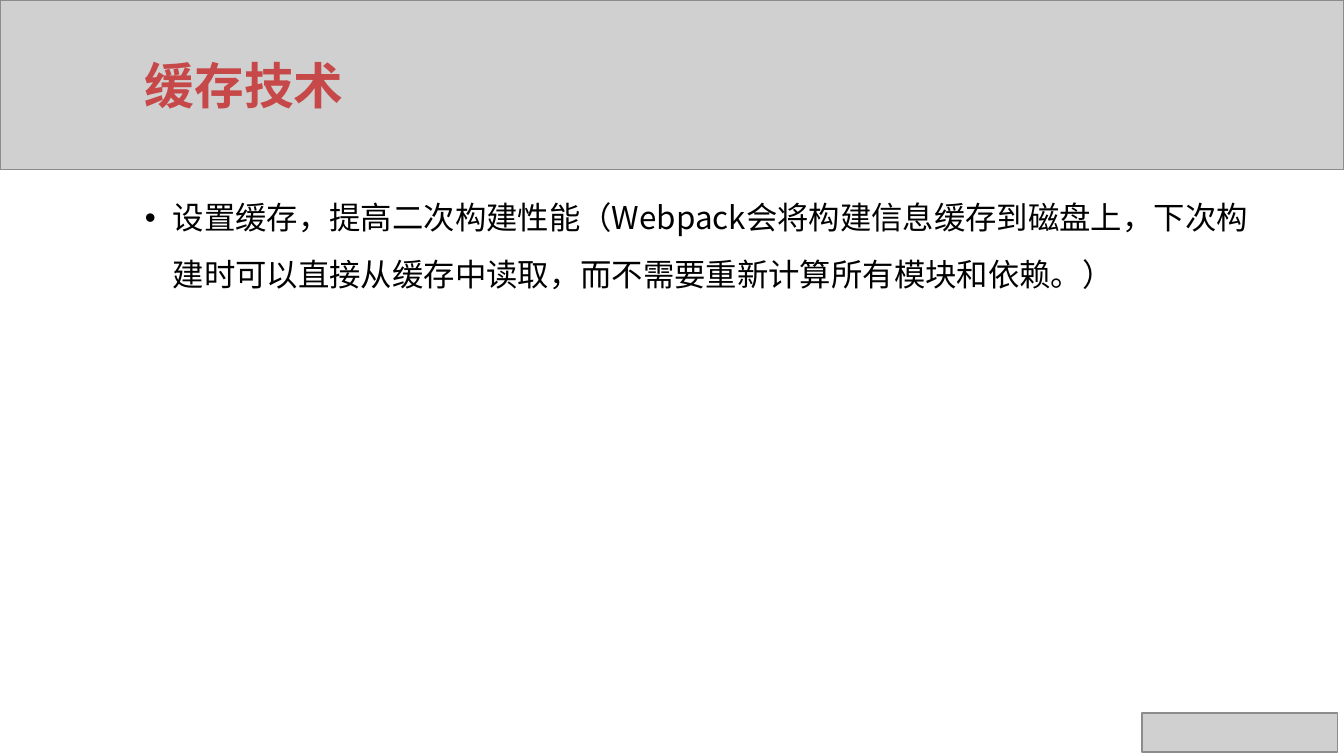
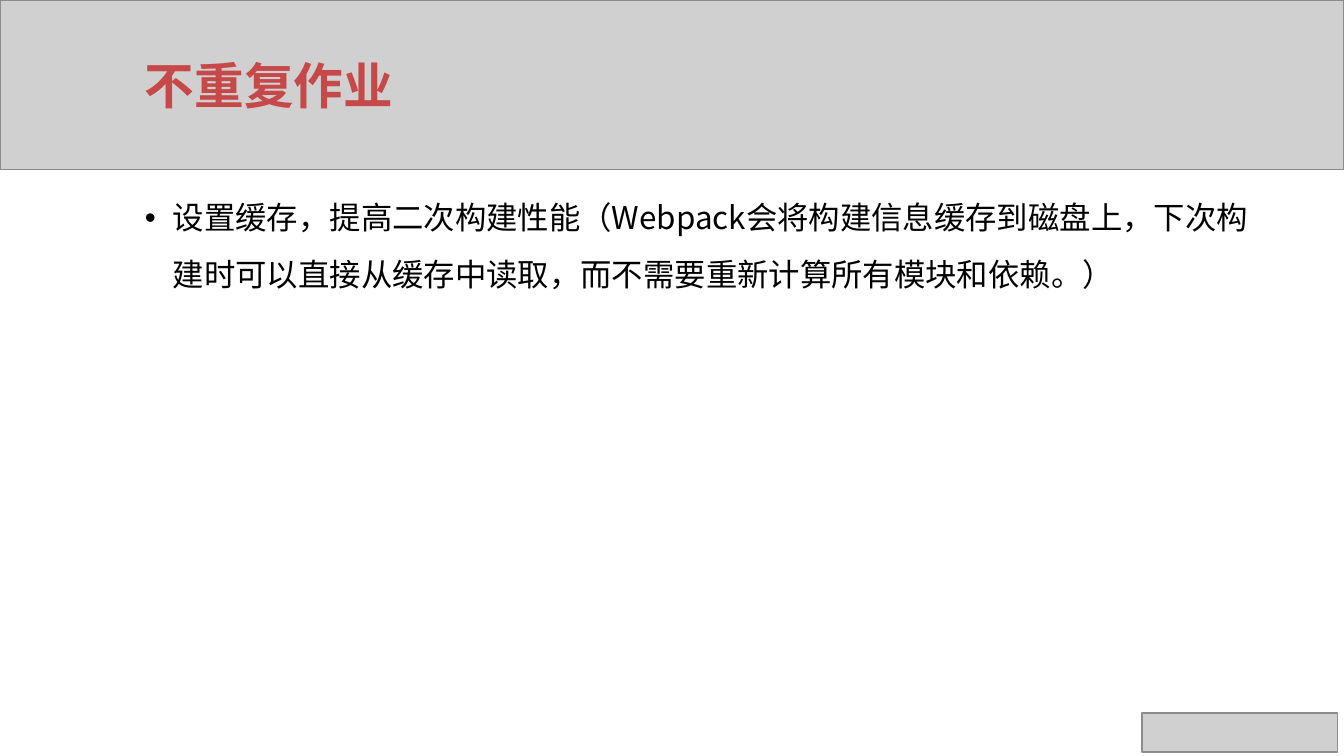
Before and after one commit to xuqunhai/python, a slide deck: slide 21 of rx/Vue项目最佳实践.pptx (slide 31 before the commit). Drawn at 1344x756 pixels with LibreOffice and Linux fonts; fonts in the diff are those of the drawing; grey boxes stand for pictures. Boxes give left, top, right and bottom in pixels: in the first picture for what was removed or moved away, otherwise in the second. Text is boxed around its words. In the diff, an @@ line names an element or a change of style, - is before the commit and + after.

```diff
--- a/rx/Vue项目最佳实践.pptx
+++ b/rx/Vue项目最佳实践.pptx
@@ text at (145, 62, 393, 109): text changed @@
-缓存技术
+不重复作业
```
Also in this commit, not shown: 3 other slides changed, 10 slides removed, 3 other files.
